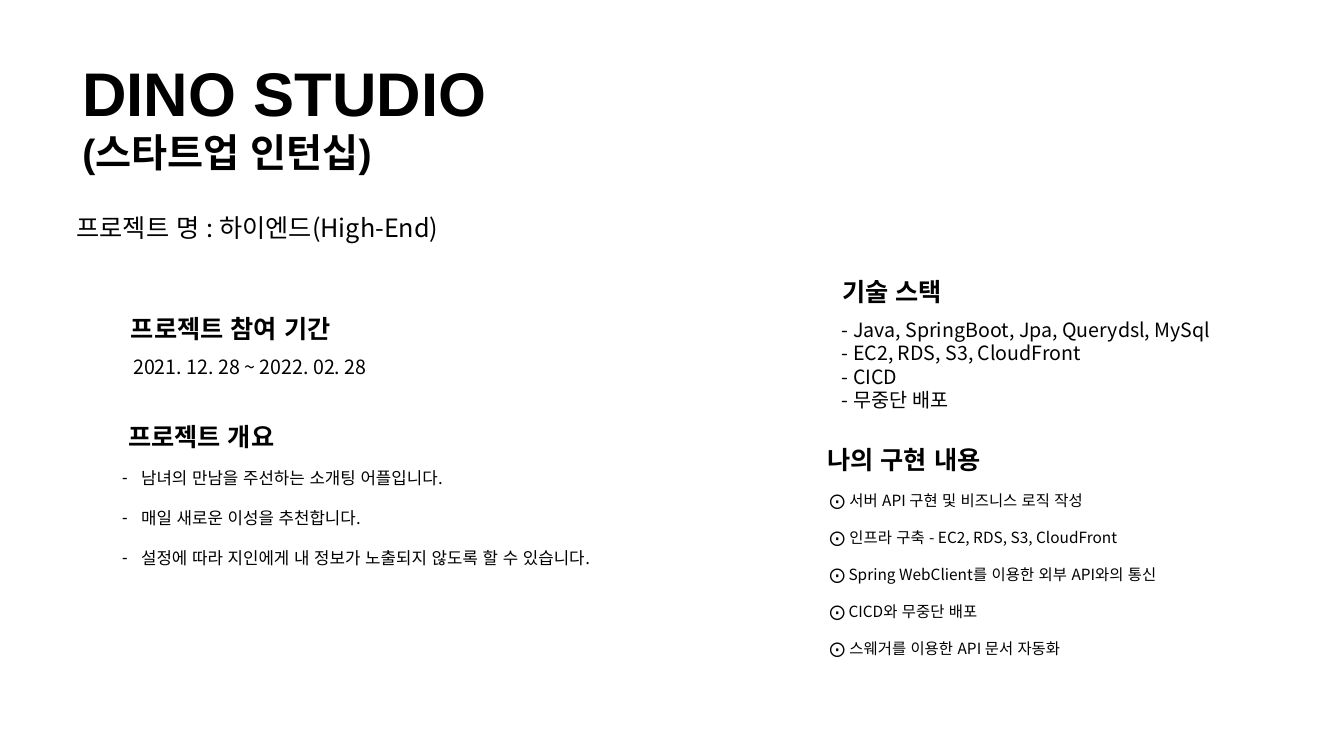
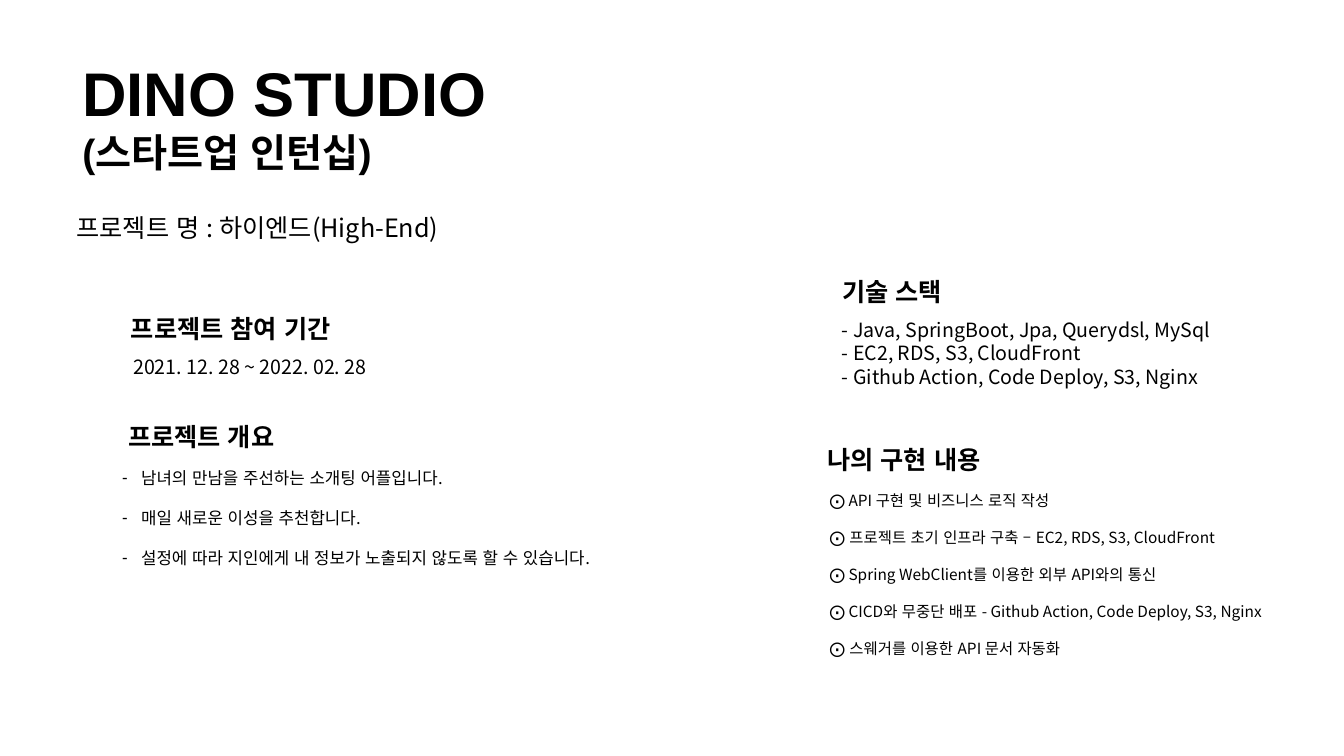
Before and after one commit to ohjinhokor/PortFolio, a slide deck: slide 2 of 오진호 포트폴리오.pptx. Drawn at 1344x756 pixels with LibreOffice and Linux fonts; fonts in the diff are those of the drawing; background and template pictures are left out. Boxes give left, top, right and bottom in pixels: in the first picture for what was removed or moved away, otherwise in the second. Text is boxed around its words. In the diff, an @@ line names an element or a change of style, - is before the commit and + after.

```diff
--- a/오진호 포트폴리오.pptx
+++ b/오진호 포트폴리오.pptx
@@ text at [853,368,1198,389]: text changed @@
-- CICD
-- 무중단 배포
+- Github Action, Code Deploy, S3, Nginx
@@ text at [849,493,1215,546]: text changed @@
-⨀ 서버 API 구현 및 비즈니스 로직 작성
-⨀ 인프라 구축 - EC2, RDS, S3, CloudFront
+⨀ API 구현 및 비즈니스 로직 작성
+⨀ 프로젝트 초기 인프라 구축 – EC2, RDS, S3, CloudFront
@@ text at [902,604,1262,621]: text changed @@
-⨀ CICD와 무중단 배포
+⨀ CICD와 무중단 배포 - Github Action, Code Deploy, S3, Nginx
```
Also in this commit, not shown: 2 other slides changed, 5 other files.
